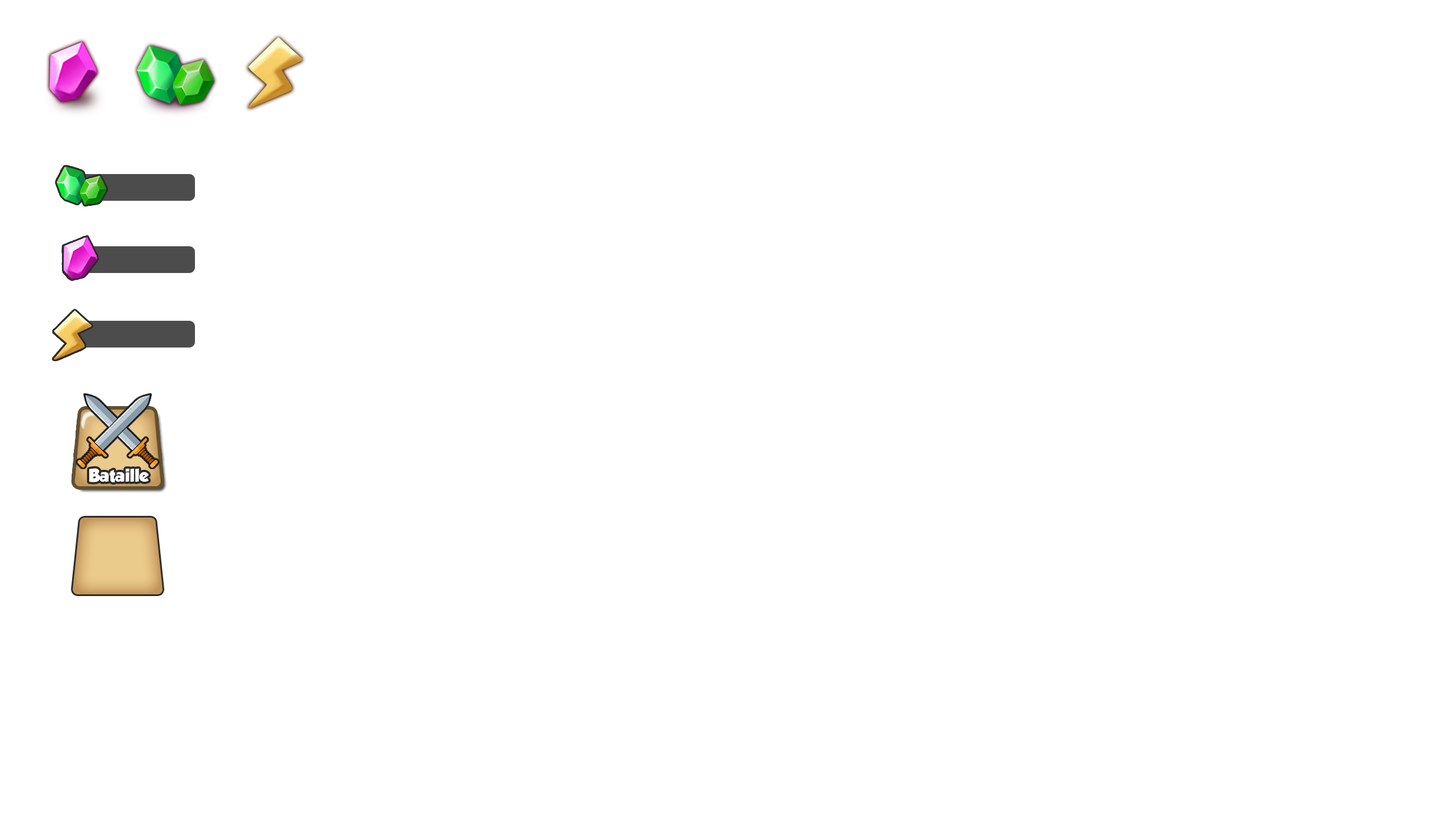
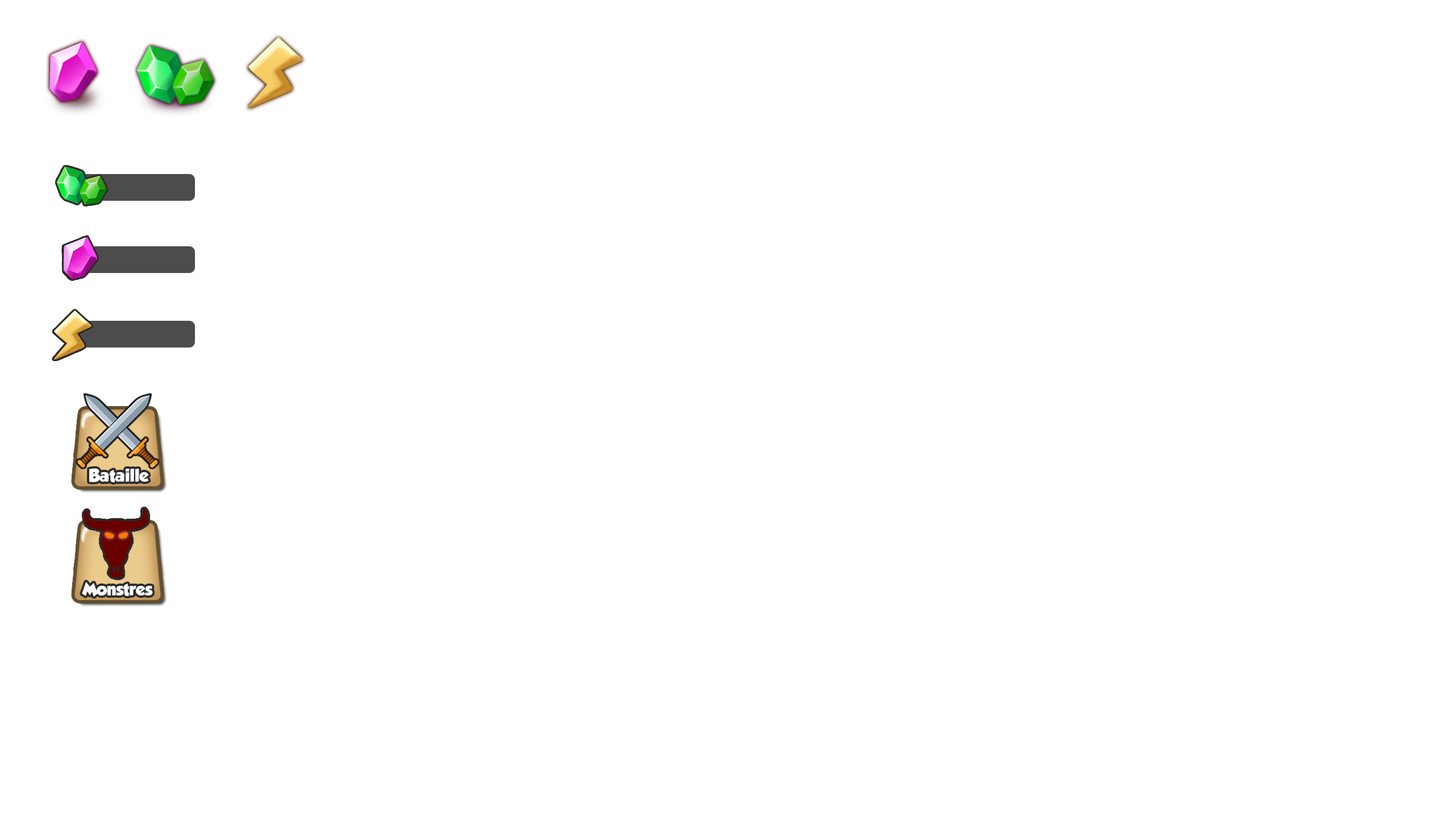
Two versions of the same layered image (1455x819). Layer-by-layer changes:
added layer "Calque 2" above "realistic-cow-skull-vector" over [104, 531, 129, 539]
added layer "realistic-cow-skull-vector" above "Monstres" over [82, 507, 149, 579]
added layer "Monstres" above "Bataille" over [81, 581, 153, 597]
removed layer "Rectangle arrondi 1 copie" over [72, 517, 163, 595]
added layer "Calque 1 copie" above "Calque 1" over [71, 519, 168, 607]
